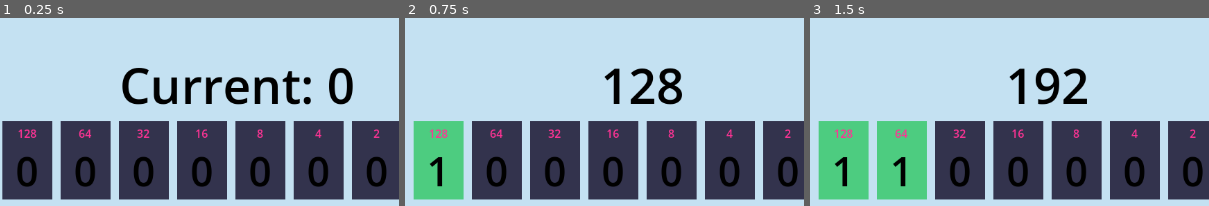
Above: before the commit, frames 1-3 (left to right).
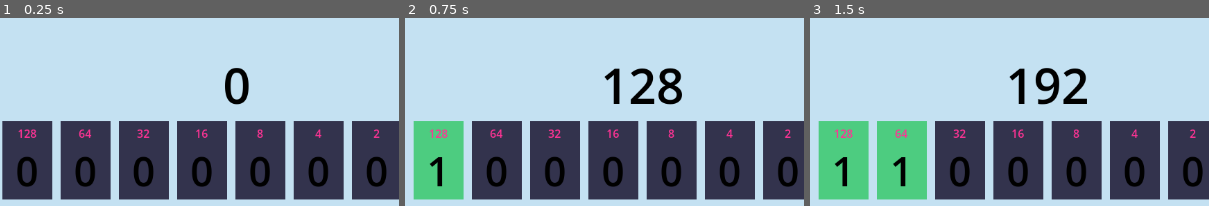
Above: after the commit, the same moments.

Repository: syddddddd/COMP4900_Project2
Game: Godot game, scene res://Game.tscn
The game is run twice, just before and just after one commit, with the same random seed, the same clock (stepped at 60 frames per second) and the same inputs. This scene is started directly instead of the project's main scene.
Inputs (mouse positions are % of the whole screen's width and height, from its top left):
- Up to frame 1 (0.25 s): no input
- Up to frame 2 (0.75 s): tap Space at 0.5 s; move the mouse to (24, 88) at 0.52 s; click (24, 88) at 0.67 s
- Up to frame 3 (1.5 s): tap Enter (ui_accept) at 0.77, 1.25 s; move the mouse to (32, 88) at 1.27 s; click (32, 88) at 1.42 s
The pictures show only the part of the screen within x 20-70%, y 50-100%; the shares and areas given below are measured in that part.

The runs differ from the first frame. In frame 1, 4.0% of the frame differs, in the area x 30-89%, y 26-47%; in frame 2, nothing differs; in frame 3, nothing differs.

Commit message:
one line

Diff:
--- a/project-2-comp-49000/game.gd
+++ b/project-2-comp-49000/game.gd
@@ -111,7 +111,7 @@
 	current_value = 0
 
 
-	current_value_label.text = "Current: 0"
+	current_value_label.text = "0"
 
 func update_score_display():
 	score_label.text = "Score: %d" % score
